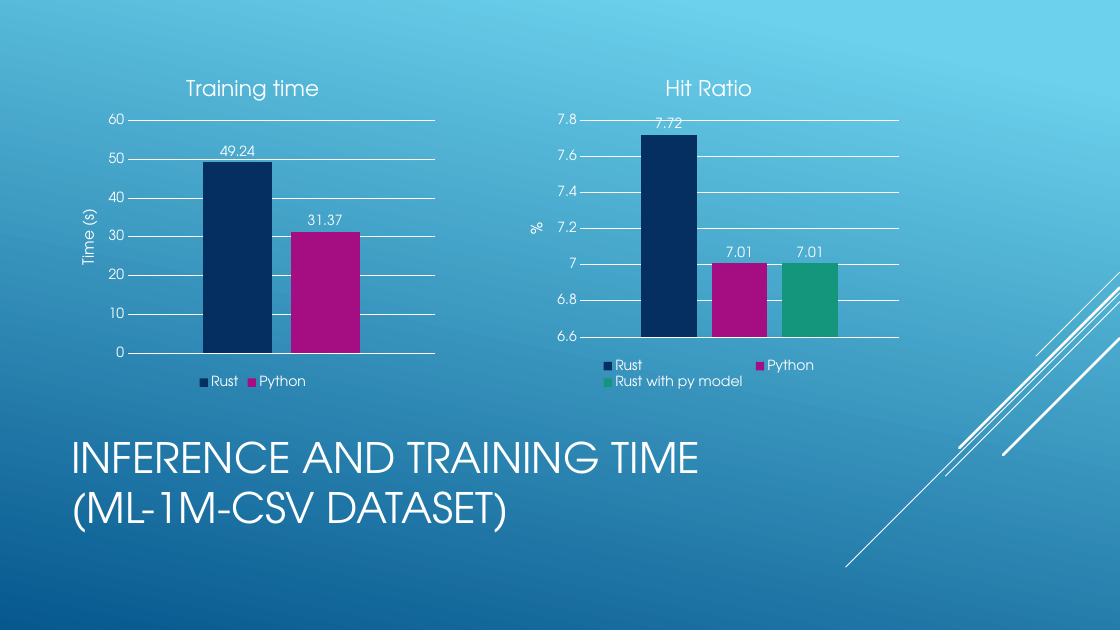
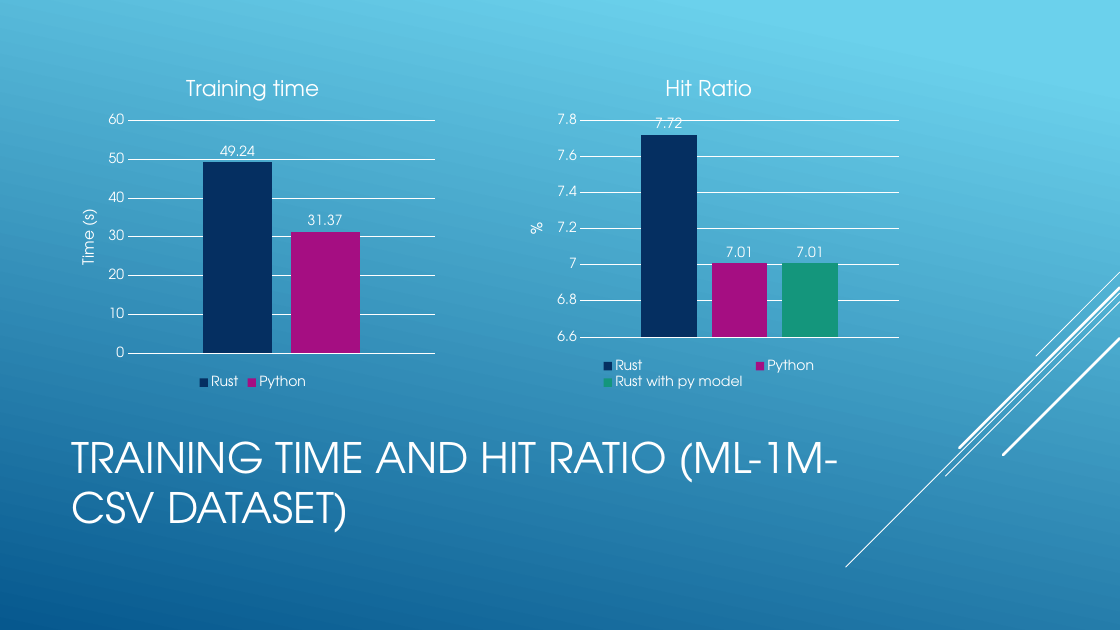
Before and after one commit to Bognanni/mf-bpr, a slide deck: slide 10 of M1.pptx. Drawn at 1120x630 pixels with LibreOffice and Linux fonts; fonts in the diff are those of the drawing. Boxes give left, top, right and bottom in pixels: in the first picture for what was removed or moved away, otherwise in the second. Text is boxed around its words. In the diff, an @@ line names an element or a change of style, - is before the commit and + after.

Commit message:
Update: data.py supports Amazon All Beauty, sanity check generalized, hit ratio better

```diff
--- a/M1.pptx
+++ b/M1.pptx
@@ title at [71,441,838,532]: text changed @@
-INFERENCE AND TRAINING TIME (ML-1M-CSV DATASET)
+TRAINING TIME AND HIT RATIO (ML-1M-CSV DATASET)
```
Also in this commit, not shown: 2 other slides changed, 4 other files.
